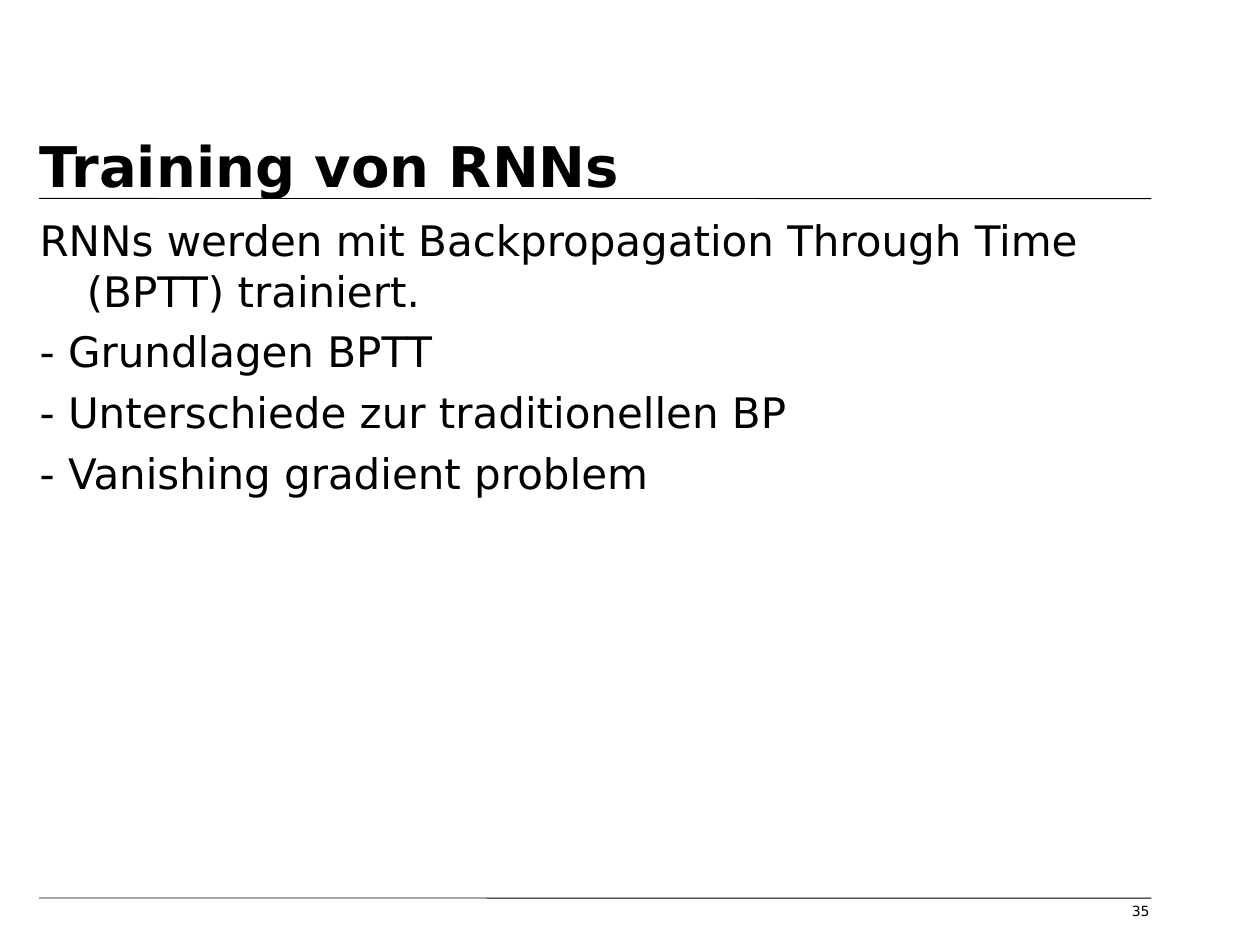
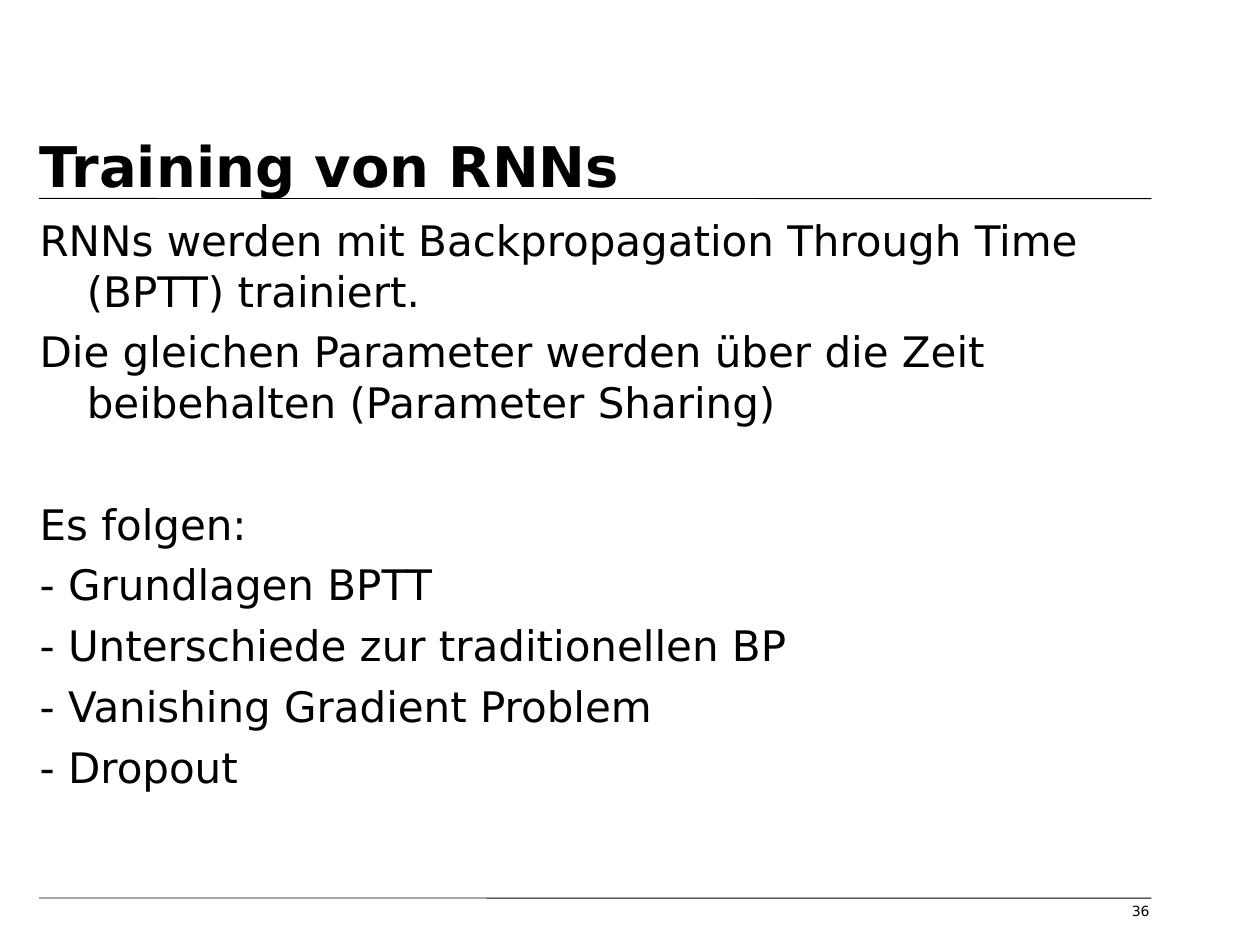
Before and after one commit to tfassbender/deep_learning_team_rnn, a slide deck: slide 36 of vorlesung/vorlesung_rnn_tobias_marvin.odp (slide 35 before the commit). Drawn at 1260x945 pixels with LibreOffice and Linux fonts; fonts in the diff are those of the drawing; background and template pictures are left out. Boxes give left, top, right and bottom in pixels: in the first picture for what was removed or moved away, otherwise in the second. Text is boxed around its words. In the diff, an @@ line names an element or a change of style, - is before the commit and + after.

Commit message:
bidirektionale rnns hinzugefügt

```diff
--- a/vorlesung/vorlesung_rnn_tobias_marvin.odp
+++ b/vorlesung/vorlesung_rnn_tobias_marvin.odp
@@ text at [40, 335, 985, 549]: paragraphs added @@
+Die gleichen Parameter werden über die Zeit beibehalten (Parameter Sharing)
+Es folgen:
@@ text at [68, 690, 652, 792]: text changed @@
-- Vanishing gradient problem
+- Vanishing Gradient Problem
+- Dropout
@@ page number at [1132, 905, 1150, 917]: text changed @@
-35
+36
```
Also in this commit, not shown: 5 other slides changed, 11 slides added, 1 slide removed, 2 other files.
